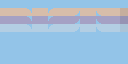
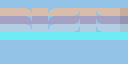
The second (128, 64) image is a revision of the first. Changes to its layers:
painted on "Tiles" over [0, 32, 128, 40]
